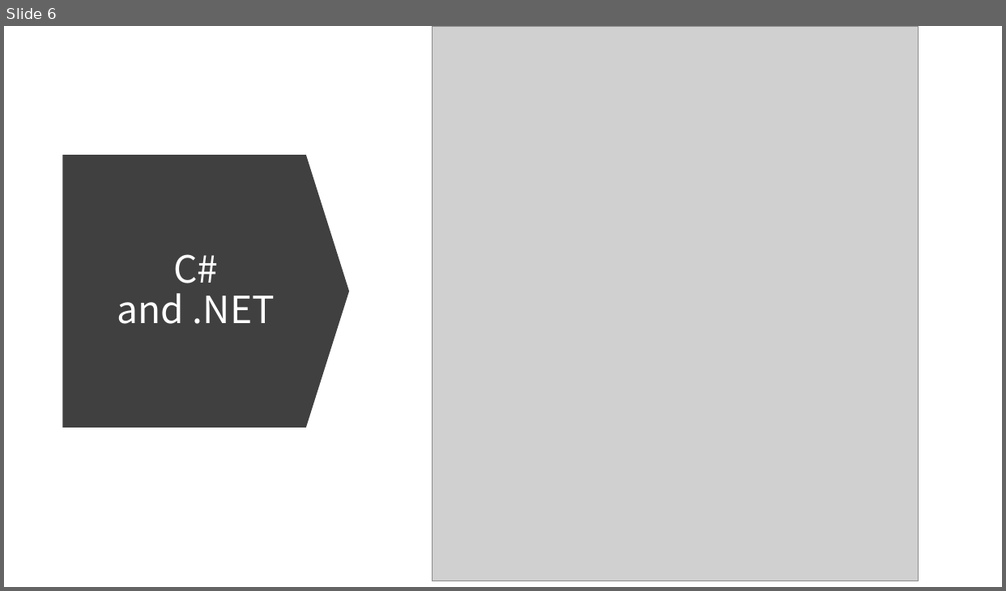
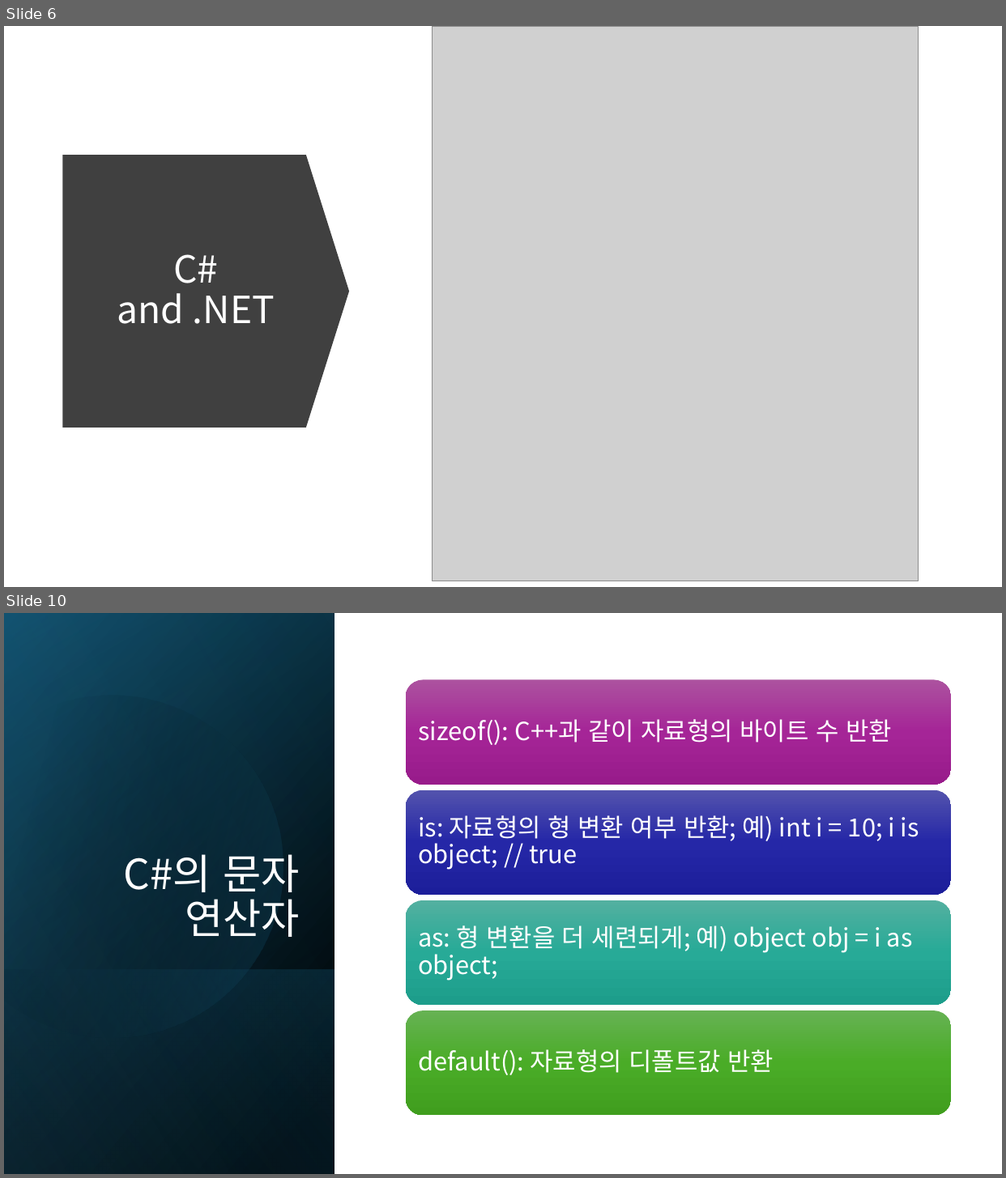
Before and after one commit to mokwongame/CS_2025_2, a slide deck: C# 문법.pptx. Shown one above the other, each under a label of ours: slide 6 before the commit, slides 6 and 10 after it; the slides between them are not shown. The pictures are 1006x591 and 1006x1178 pixels, drawn with LibreOffice and Linux fonts; fonts in the diff are those of the drawing; grey boxes stand for pictures. Boxes give left, top, right and bottom in pixels: in the first picture for what was removed or moved away, otherwise in the second. Text is boxed around its words. In the diff, an @@ line names an element or a change of style, - is before the commit and + after.

```diff
--- a/C# 문법.pptx
+++ b/C# 문법.pptx
@@ slide 10 added at (4,613,1002,1174), background #FFFFFF @@
@@ rectangle added at (4,613,335,1174), fill gradient #000000 to #104862 @@
@@ rectangle added at (4,614,335,1174), fill gradient #000000 to #156082 @@
@@ rectangle added at (4,613,335,1174), fill gradient #000000 to #46B1E1 @@
@@ freeform shape added at (4,655,324,1072), fill gradient #000000 to #156082 @@
@@ title added at (124,854,300,937), 40 pt, text #FFFFFF @@
+C#의 문자 연산자
@@ rectangle added at (4,969,335,1174), fill gradient #156082 to #000000 @@
@@ group added at (405,679,951,1116): 4 rounded rectangles, 4 texts @@
+sizeof(): C++과 같이 자료형의 바이트 수 반환
+is: 자료형의 형 변환 여부 반환; 예) int i = 10; i is object; // true
+as: 형 변환을 더 세련되게; 예) object obj = i as object;
+default(): 자료형의 디폴트값 반환
```
Also in this commit, not shown: 3 other slides added, 1 other file.
